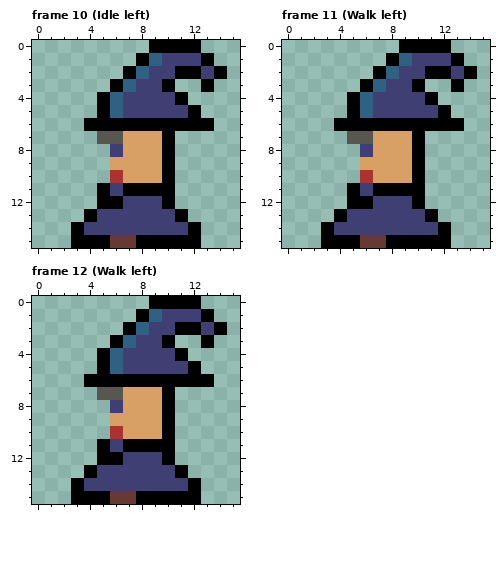
File history of a pixel-art file, Textures/magician/magician.ase. Above, as it was before the edit.
16x16 pixels, 12 frames. Shown: frame 10 (Idle left), frame 11 (Walk left), frame 12 (Walk left). The commit also changed other frames, which this record leaves out.
After:
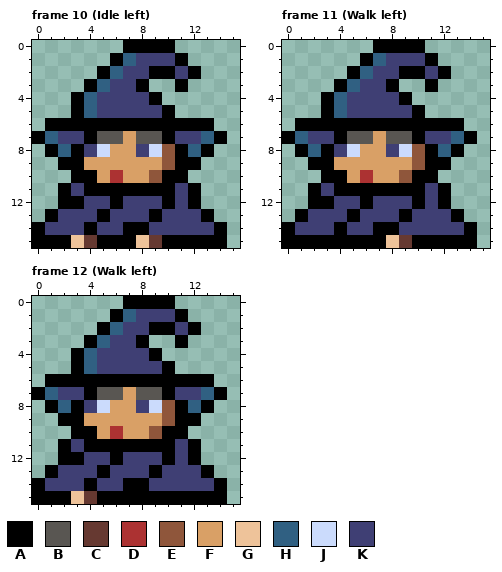
Palette (. is transparent): A #000000  B #595652  C #663931  D #ac3232  E #8f563b  F #d9a066  G #eec39a  H #306082  J #cbdbfc  K #3f3f74
Diff:
--- frame 10 (Idle left)
@@ x 0..15 @@
- 0 .........AAAA...
- 1 ........AHKKKA..
- 2 .......AHKKAAKA.
- 3 ......AHKKA..A..
- 4 .....AHKKKKA....
- 5 .....AHKKKKKA...
- 6 ....AAAAAAAAAA..
- 7 .....BBFFFA.....
- 8 ......KFFFA.....
- 9 ......FFFFA.....
-10 ......DFFFA.....
-11 .....AKAAAA.....
-12 .....AAKKKA.....
-13 ....AKKKKKKA....
-14 ...AKKKKKKKKA...
-15 ...AAACCAAAAA...
+ 0 .......AAAA.....
+ 1 ......AHKKKA....
+ 2 .....AHKKAAKA...
+ 3 ....AHKKA..A....
+ 4 ...AHKKKKA......
+ 5 ...AHKKKKKA.....
+ 6 .AAAAAAAAAAAAA..
+ 7 AHKKABBFBBAKKHA.
+ 8 .AHAKJFFKJEAHA..
+ 9 ..AAFFFFFFEAA...
+10 ...AAFDFFEAA....
+11 ..AKAAAAAAAKA...
+12 ..AAKKAKKKAKA...
+13 .AKKKAKKKAKKKA..
+14 AKKKAKKAAKKKKKA.
+15 AAAGCAAAGCAAAAA.
--- frame 11 (Walk left)
@@ x 0..15 @@
- 0 .........AAAA...
- 1 ........AHKKKA..
- 2 .......AHKKAAKA.
- 3 ......AHKKA..A..
- 4 .....AHKKKKA....
- 5 .....AHKKKKKA...
- 6 ....AAAAAAAAAA..
- 7 .....BBFFFA.....
- 8 ......KFFFA.....
- 9 ......FFFFA.....
-10 ......DFFFA.....
-11 .....AKAAAA.....
-12 .....AAKKKA.....
-13 ....AKKKKKKA....
-14 ...AKKKKKKKKA...
-15 ...AAACCAAAAA...
+ 0 .......AAAA.....
+ 1 ......AHKKKA....
+ 2 .....AHKKAAKA...
+ 3 ....AHKKA..A....
+ 4 ...AHKKKKA......
+ 5 ...AHKKKKKA.....
+ 6 .AAAAAAAAAAAAA..
+ 7 AHKKABBFBBAKKHA.
+ 8 .AHAKJFFKJEAHA..
+ 9 ..AAFFFFFFEAA...
+10 ...AAFDFFEAA....
+11 ..AKAAAAAAAKA...
+12 ..AAKKAKKKAKA...
+13 .AKKKAKKKAKKKA..
+14 AKKKAKKAAKKKKKA.
+15 AAAAAAAAGCAAAAA.
--- frame 12 (Walk left)
@@ x 0..15 @@
- 0 .........AAAA...
- 1 ........AHKKKA..
- 2 .......AHKKAAKA.
- 3 ......AHKKA..A..
- 4 .....AHKKKKA....
- 5 .....AHKKKKKA...
- 6 ....AAAAAAAAAA..
- 7 .....BBFFFA.....
- 8 ......KFFFA.....
- 9 ......FFFFA.....
-10 ......DFFFA.....
-11 .....AKAAAA.....
-12 .....AAKKKA.....
-13 ....AKKKKKKA....
-14 ...AKKKKKKKKA...
-15 ...AAACCAAAAA...
+ 0 .......AAAA.....
+ 1 ......AHKKKA....
+ 2 .....AHKKAAKA...
+ 3 ....AHKKA..A....
+ 4 ...AHKKKKA......
+ 5 ...AHKKKKKA.....
+ 6 .AAAAAAAAAAAAA..
+ 7 AHKKABBFBBAKKHA.
+ 8 .AHAKJFFKJEAHA..
+ 9 ..AAFFFFFFEAA...
+10 ...AAFDFFEAA....
+11 ..AKAAAAAAAKA...
+12 ..AAKKAKKKAKA...
+13 .AKKKAKKKAKKKA..
+14 AKKKAKKAAKKKKKA.
+15 AAAGCAAAAAAAAAA.
Changed places in both pictures, as pixel boxes (x1, y1, x2, y2):
changed: (32, 40, 227, 248)
changed: (282, 40, 477, 248)
changed: (32, 296, 227, 504)
